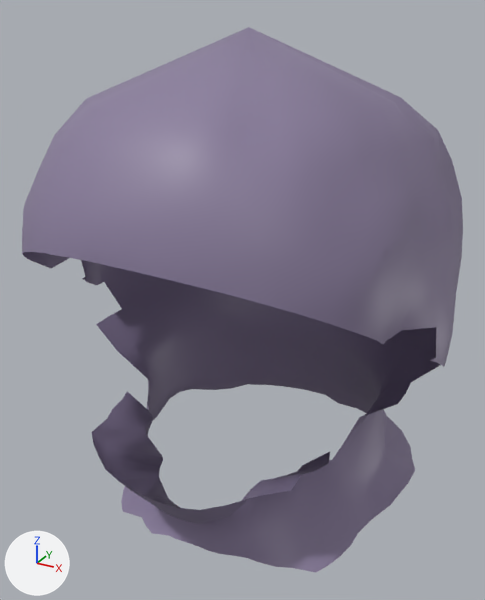
Renders of the FBX model Assets/Resources/WRLDZ/Avatar3D/Clothes/argon_hat_odion_bc_male.fbx from each side of a commit.
Both versions are drawn from a 50 mm lens placed at (0.178, -0.31, 1.785), pointed at (-0.001, 0.015, 1.623). Lighting does not change. The marker at lower left points along +X, +Y and +Z. The picture after the commit comes second. Shape keys are drawn at the values saved in each file.

Objects in the first picture: 'ArgonCloth'.
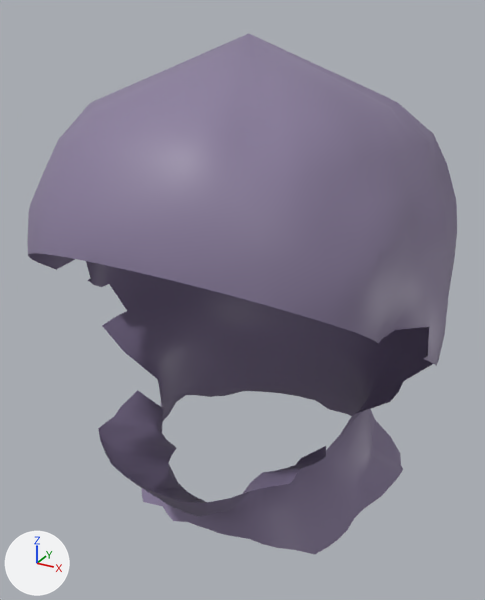
Changed parts and their boxes [x1, y1, x2, y2] in the pictures (485 x 600 px):
'ArgonCloth', reshaped
    before: [22, 27, 463, 572]
    after: [27, 34, 457, 554]

Diff of the bpy script that builds the scene:
```diff
--- a/Assets/Resources/WRLDZ/Avatar3D/Clothes/argon_hat_odion_bc_male.fbx.py
+++ b/Assets/Resources/WRLDZ/Avatar3D/Clothes/argon_hat_odion_bc_male.fbx.py
@@ key_0_weight_heavy @@
 key_0_weight_heavy = bpy.data.objects['ArgonCloth'].data.shape_keys.key_blocks['Weight_Heavy']
-key_0_weight_heavy.value = 1.0
+key_0_weight_heavy.value = 0.0
@@ key_1_weight_thin @@
 key_1_weight_thin = bpy.data.objects['ArgonCloth'].data.shape_keys.key_blocks['Weight_Thin']
-key_1_weight_thin.value = 1.0
+key_1_weight_thin.value = 0.0
```
